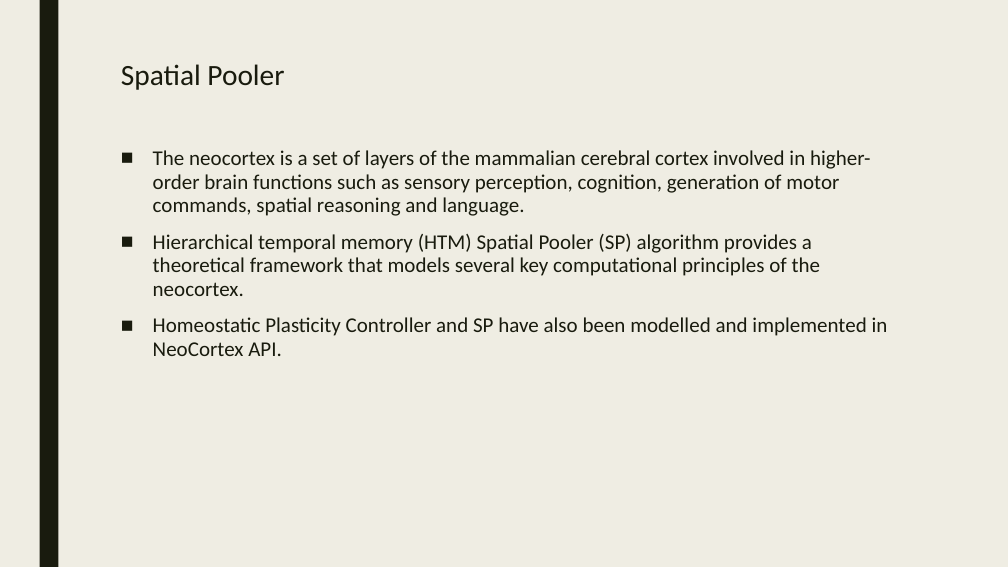
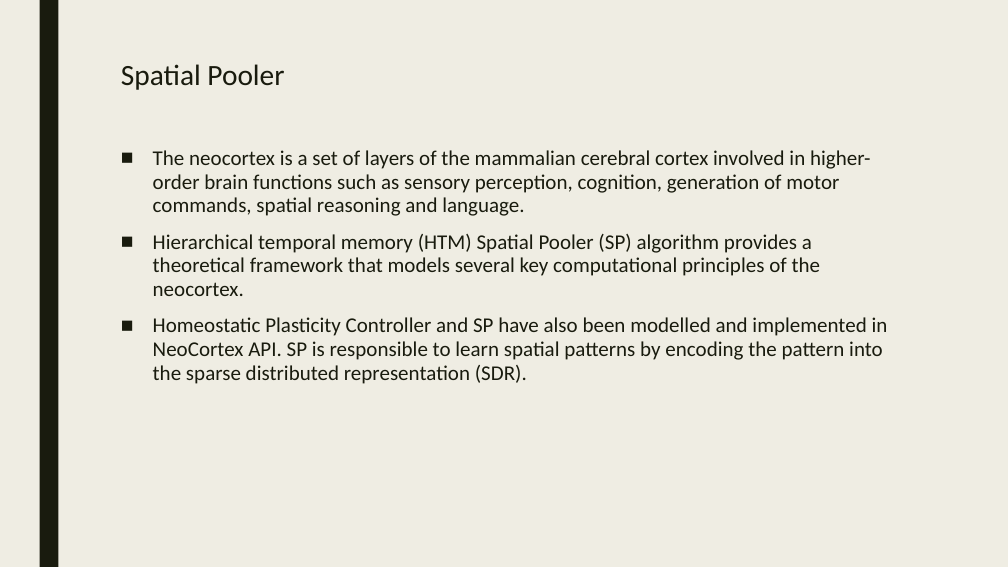
Before and after one commit to shubhamsuryawanshi/neocortexapi, a slide deck: slide 4 of source/MySEProject/Documentation/Presentation.pptx (slide 3 before the commit). Drawn at 1008x567 pixels with LibreOffice and Linux fonts; fonts in the diff are those of the drawing. Boxes give left, top, right and bottom in pixels: in the first picture for what was removed or moved away, otherwise in the second. Text is boxed around its words. In the diff, an @@ line names an element or a change of style, - is before the commit and + after.

Commit message:
Updated presentation

```diff
--- a/source/MySEProject/Documentation/Presentation.pptx
+++ b/source/MySEProject/Documentation/Presentation.pptx
@@ text at [153,317,888,384]: text changed @@
-■ Homeostatic Plasticity Controller and SP have also been modelled and implemented in NeoCortex API.
+■ Homeostatic Plasticity Controller and SP have also been modelled and implemented in NeoCortex API. SP is responsible to learn spatial patterns by encoding the pattern into the sparse distributed representation (SDR).
```
Also in this commit, not shown: 2 other slides changed, 1 slide added, 2 other files.
